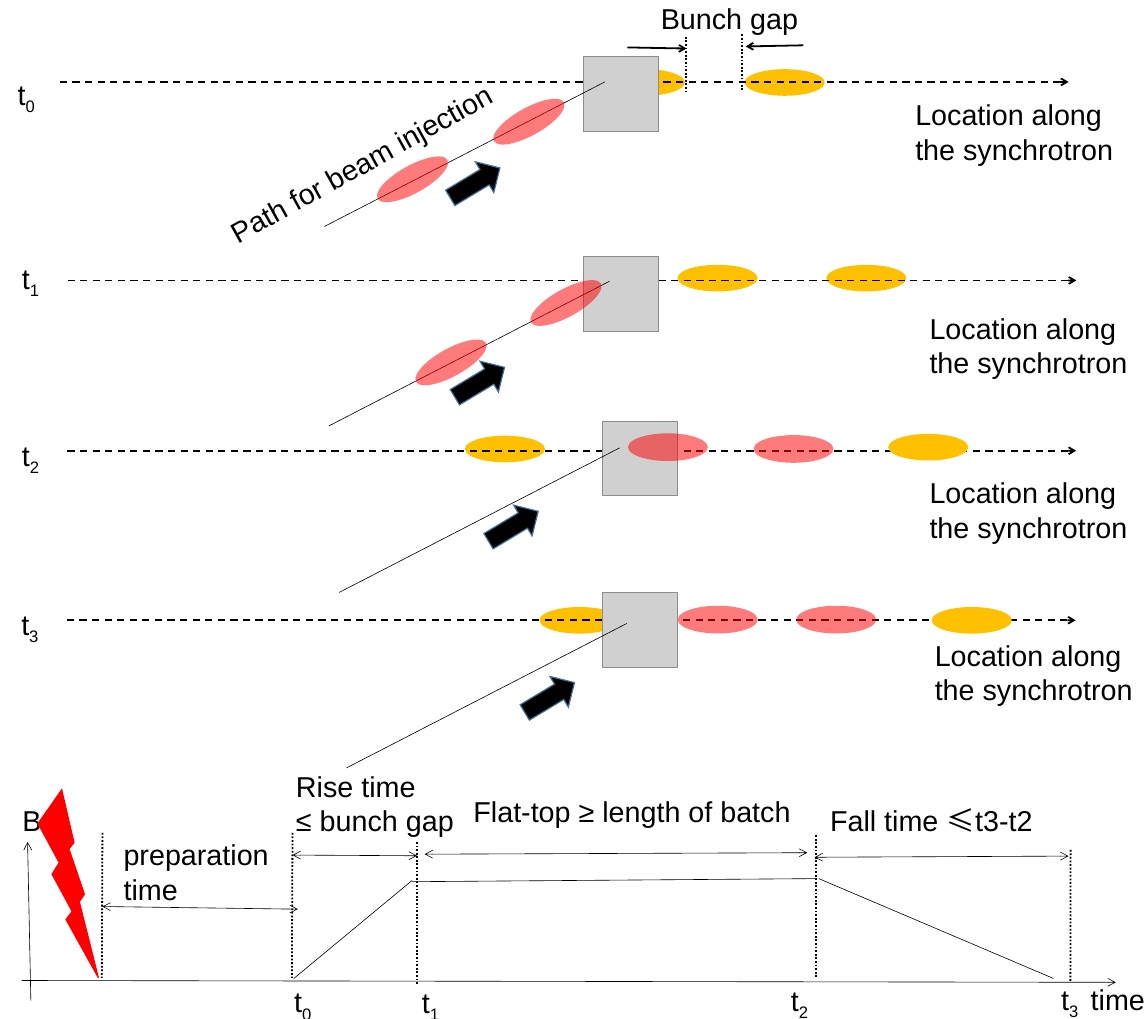
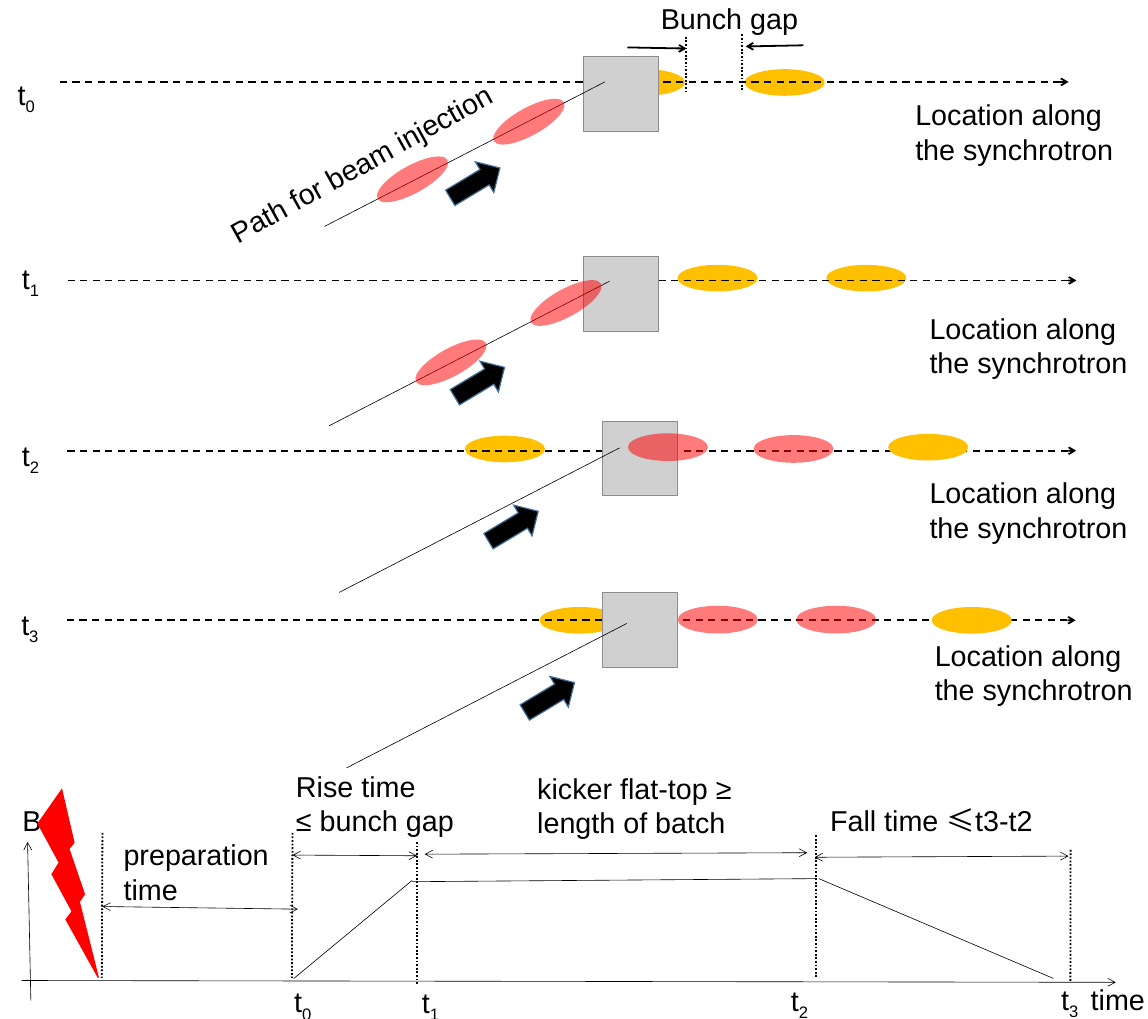
Before and after one commit to baijiaoni/PhD-thesis, a slide deck: slide 3 of images/rise_flattop_fall.pptx. Drawn at 1148x1019 pixels with LibreOffice and Linux fonts; fonts in the diff are those of the drawing; grey boxes stand for pictures. Boxes give left, top, right and bottom in pixels: in the first picture for what was removed or moved away, otherwise in the second. Text is boxed around its words. In the diff, an @@ line names an element or a change of style, - is before the commit and + after.

```diff
--- a/images/rise_flattop_fall.pptx
+++ b/images/rise_flattop_fall.pptx
@@ text at bbox=[537, 778, 725, 839]: text changed @@
-Flat-top ≥ length of batch
+kicker flat-top ≥
+length of batch
```
Also in this commit, not shown: 1 other slide changed, 45 other files.
